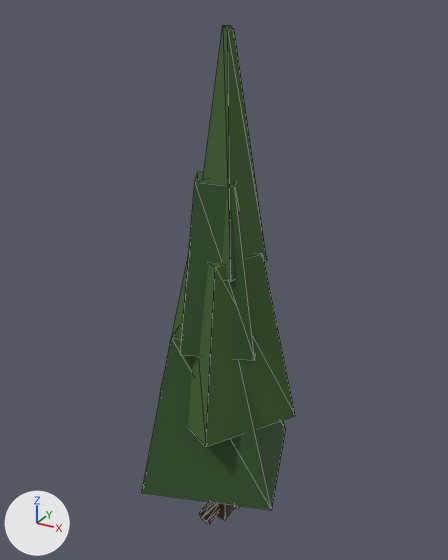
What one commit did to the glTF model assets/models/nature/tree_pine_a.glb.
The view is the same before and after, from a camera (50 mm lens) standing at (63.0, -113.1, 123.9) and looking at (-1.4, 4.2, 65.3). The axes (+X, +Y, +Z) are drawn at lower left. The lights are the same throughout. The picture after the commit comes second. Mesh edges are drawn as thin lines. Where no turn or scale is listed for an object, it has been applied to the vertices. Vertices at exactly the same position are counted once.

Objects in the first picture: 'Cube', 'root', 'root.001', 'root.002', 'skirt', 'skirt.001', 'skirt.002', 'skirt.003'.
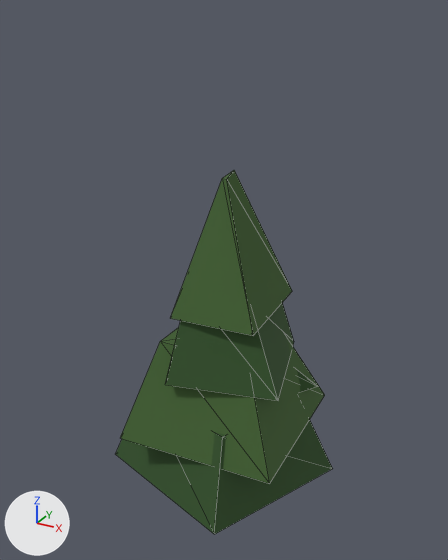
Location of each change, [x1, y1, x2, y2] in pixels of the pictures (448 x 560 px):
'skirt.001', reshaped, moved, turned, rescaled: before [160, 252, 295, 447]; after [120, 327, 325, 484]
'skirt', reshaped, moved, turned, rescaled: before [142, 326, 286, 510]; after [116, 420, 333, 534]
'skirt.003', moved, turned, rescaled: before [203, 25, 266, 282]; after [170, 170, 292, 335]
'skirt.002', moved, turned, rescaled: before [180, 171, 256, 360]; after [165, 303, 294, 400]
'Cube', deleted (mostly hidden): before [208, 502, 234, 520]
'spur', added (mostly hidden): after [297, 370, 317, 392]
'root.001', deleted: before [202, 506, 217, 524]
'root.002', deleted: before [199, 504, 214, 518]
'root', deleted (mostly hidden): before [234, 505, 240, 509]

What changed in the scene script:
```text
Change me_cube_001:
    used by ob_skirt; parent = ob_tree_pine_a; location = (0.219, -0.98, 36.22); rotation_euler = (0.0, 0.0, 0.244), in degrees (0, 0, 14); scale = (31.1, 31.1, 38.4)
    remove me_cube_001.from_pydata(...)  # 8 vertices, 12 faces; spans x -0.546..0.525, y -0.499..0.548, z -0.523..0.543
    add me_cube_001.from_pydata(...)  # 8 vertices, 12 faces; spans x -0.515..0.48, y -0.463..0.51, z -0.59..0.444
    me_cube_001 part 1
    me_cube_001.vertices[0].co: (-0.499, -0.499, -0.523) -> (-0.465, -0.463, -0.497)  # pixel (141, 492) -> pixel (115, 454)
    me_cube_001.vertices[1].co: (-0.294, -0.255, 0.507) -> (-0.295, -0.332, 0.396)  # pixel (171, 337) -> not seen
    me_cube_001.vertices[2].co: (-0.546, 0.531, -0.523) -> (-0.515, 0.51, -0.59)
    me_cube_001.vertices[3].co: (-0.27, 0.193, 0.543) -> (-0.261, 0.268, 0.444)
    me_cube_001.vertices[4].co: (0.525, -0.46, -0.49) -> (0.446, -0.44, -0.45)  # pixel (271, 510) -> pixel (214, 534)
    me_cube_001.vertices[5].co: (0.192, -0.259, 0.5) -> (0.34, -0.287, 0.402)  # not seen -> pixel (222, 437)
    me_cube_001.vertices[6].co: (0.459, 0.548, -0.511) -> (0.48, 0.5, -0.581)  # pixel (285, 429) -> pixel (332, 468)
    me_cube_001.vertices[7].co: (0.205, 0.275, 0.468) -> (0.35, 0.285, 0.428)  # not seen -> pixel (297, 394)
Change me_cube_002:
    used by ob_skirt_001; parent = ob_tree_pine_a; location = (1.772, -0.514, 54.41); rotation_euler = (0.0, 0.0, -0.541), in degrees (0, 0, -31); scale = (23.9, 23.4, 38.4)
    remove me_cube_002.from_pydata(...)  # 8 vertices, 12 faces; spans x -0.532..0.542, y -0.542..0.553, z -0.532..0.534
    add me_cube_002.from_pydata(...)  # 8 vertices, 12 faces; spans x -0.518..0.549, y -0.502..0.547, z -0.569..0.548
    me_cube_002 part 2
    me_cube_002.vertices[0].co: (-0.502, -0.535, -0.532) -> (-0.518, -0.502, -0.557)  # pixel (159, 395) -> pixel (120, 438)
    me_cube_002.vertices[1].co: (-0.208, -0.285, 0.519) -> (-0.331, -0.247, 0.452)  # pixel (189, 250) -> pixel (160, 341)
    me_cube_002.vertices[2].co: (-0.532, 0.553, -0.473) -> (-0.468, 0.465, -0.414)
    me_cube_002.vertices[3].co: (-0.221, 0.284, 0.506) -> (-0.233, 0.322, 0.548)
    me_cube_002.vertices[4].co: (0.525, -0.542, -0.502) -> (0.509, -0.472, -0.569)  # pixel (205, 446) -> pixel (269, 483)
    me_cube_002.vertices[5].co: (0.284, -0.288, 0.529) -> (0.275, -0.252, 0.445)  # pixel (215, 267) -> not seen
    me_cube_002.vertices[6].co: (0.542, 0.49, -0.509) -> (0.549, 0.547, -0.517)  # pixel (295, 415) -> pixel (324, 395)
    me_cube_002.vertices[7].co: (0.243, 0.242, 0.534) -> (0.263, 0.285, 0.479)  # pixel (262, 253) -> not seen
Add me_cube_005:
    me_cube_005.from_pydata([(0.3, -13.5, -6.2), (-1.3, -3.7, 5.5), (-13.0, -2.7, -4.8), (-4.2, -0.1, 3.8), (14.2, 3.6, -3.6), (1.9, 0.0, 6.1), (-2.1, 12.9, -4.0), (0.2, 4.7, 3.6)], [], [(0, 1, 3), (0, 3, 2), (2, 3, 7), (2, 7, 6), (6, 7, 5), (6, 5, 4), (4, 5, 1), (4, 1, 0), (2, 6, 4), (2, 4, 0), (7, 3, 1), (7, 1, 5)])
    me_cube_005.materials.append(mat_foliage_a)  # dark green #305226
Remove ob_cube:
    ob_cube = bpy.data.objects.new('Cube', me_cube)
Remove ob_root:
    ob_root = bpy.data.objects.new('root', me_root)
Remove ob_root_001:
    ob_root_001 = bpy.data.objects.new('root.001', me_root_001)
Remove ob_root_002:
    ob_root_002 = bpy.data.objects.new('root.002', me_root_002)
Change ob_skirt:
    ob_skirt.location: (0.219, -0.98, 36.22) -> (-0.369, 0.195, 28.0)
    ob_skirt.rotation_euler: (0.0, 0.0, 0.244) -> (0.0, 0.0, -0.341)  # degrees (0, 0, 14) -> degrees (0, 0, -20)
    ob_skirt.scale: (31.1, 31.1, 38.4) -> (42.6, 41.9, 24.0)
Change ob_skirt_001:
    ob_skirt_001.location: (1.772, -0.514, 54.41) -> (1.632, -1.422, 43.5)
    ob_skirt_001.rotation_euler: (0.0, 0.0, -0.541) -> (0.0, 0.0, 0.0624)  # degrees (0, 0, -31) -> degrees (0, 0, 3.6)
    ob_skirt_001.scale: (23.9, 23.4, 38.4) -> (36.5, 34.8, 23.0)
Change ob_skirt_002:
    ob_skirt_002.location: (0.553, -1.905, 72.59) -> (2.465, -1.038, 58.0)
    ob_skirt_002.rotation_euler: (0.0, 0.0, 0.367) -> (0.0, 0.0, 0.262)  # degrees (0, 0, 21) -> degrees (0, 0, 15)
    ob_skirt_002.scale: (16.7, 18.1, 38.4) -> (25.7, 25.9, 22.0)
Change ob_skirt_003:
    ob_skirt_003.location: (2.45, -1.038, 95.94) -> (2.785, -1.234, 77.0)
    ob_skirt_003.rotation_euler: (0.0, 0.0, -0.157) -> (0.0, 0.0, 0.109)  # degrees (0, 0, -9) -> degrees (0, 0, 6.2)
    ob_skirt_003.scale: (12.1, 12.0, 48.8) -> (21.0, 20.9, 30.0)
Add ob_spur:
    ob_spur = bpy.data.objects.new('spur', me_cube_005)
    ob_spur.location = (6.7, 7.5, 42.5)
```
